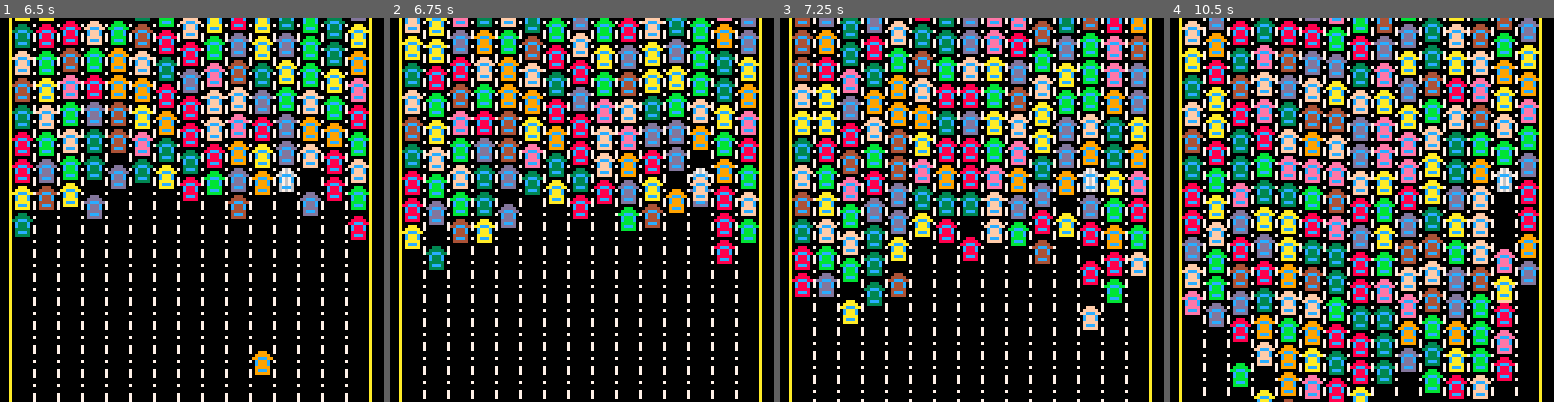
Above: before the commit, frames 1-4 (left to right).
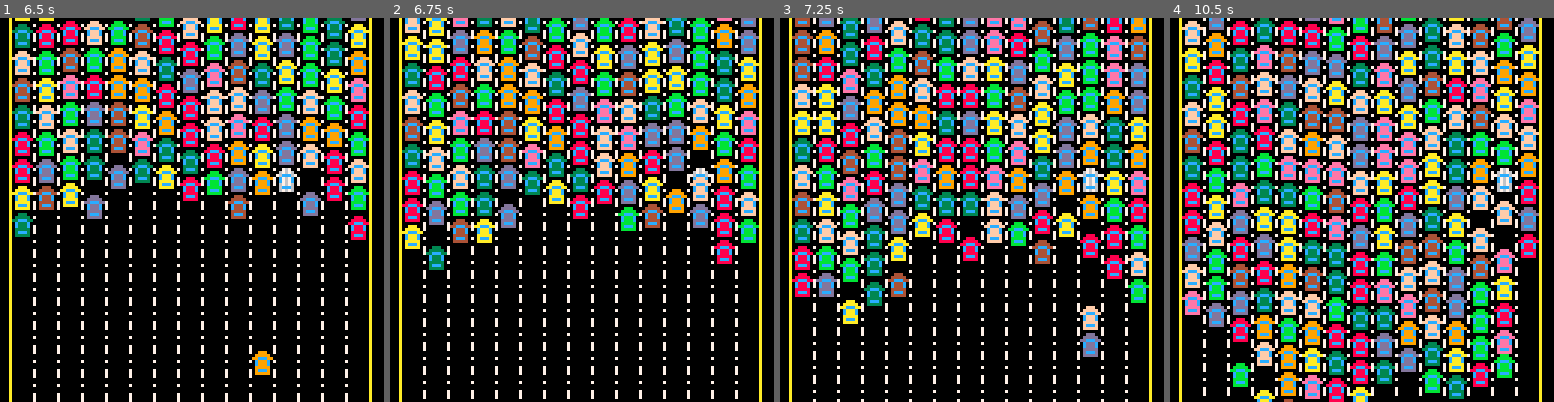
Above: after the commit, the same moments.

Repository: jcwilk/traffic_world
Game: PICO-8 cartridge traffic_world.p8
Two runs of this game, one before a commit and one after it. Both use one fixed random seed, a clock stepped at 60 frames per second and the inputs below.
Inputs:
- Up to frame 1 (6.5 s): hold Right 1.6-2.1 s; hold Right 2.47-3.03 s; hold Left 3.08-3.58 s; hold Right 4.02-4.68 s; hold Left 5.08-5.68 s; hold Right from 6.08 s (still down)
- Up to frame 2 (6.75 s): release Right at 6.58 s; hold Right from 6.63 s (still down)
- Up to frame 3 (7.25 s): release Right at 7.13 s
- Up to frame 4 (10.5 s): hold Right 7.5-8.07 s; hold Left 8.12-8.62 s; hold Right 9.05-9.72 s; hold Left from 10.12 s (still down)

Frame 1 is identical in both runs. In frame 2, 0.3% of the frame differs, in the area x 78-84%, y 44-55%; in frame 3, 1.8%; in frame 4, 3.5%, in the area x 53-97%, y 28-100%.

Commit message:
Make joiners and floaters crash
Also do some cleanup

Diff:
--- a/lanes.lua
+++ b/lanes.lua
@@ -1,6 +1,5 @@
 -- START LIB
 make_lane = (function()
-  local car_space_height = 9
   local offset_threshold = 30
   local min_velocity = .25
   local max_velocity = .5
@@ -55,6 +54,13 @@
 
     if target_index > 0 and target_index <= #lane_from.cars then
       local car = lane_from.cars[target_index]
+
+      local min_floater = lane_to.floaters:min('y')
+
+      if min_floater and min_floater <= car.renderer:get_y() + car_space_height then
+        return
+      end
+
       if car.is_player then
         return
       end
--- a/main.lua
+++ b/main.lua
@@ -1,4 +1,6 @@
 -- START LIB
+car_space_height = 9
+
 function _init()
   ground_offset=0
   lanes={}
@@ -56,6 +58,20 @@
     joiner.y-=speed
     if lane:get_tail_y() >= joiner.y then
       lane:append_car(joiner.car)
+      joiner:kill()
+    end
+    if joiner.car.is_player then
+      return
+    end
+
+    local is_crashed = false
+    lane.floaters:each(function(f)
+      if abs(joiner.y-f.y) < car_space_height then
+        is_crashed = true
+      end
+    end)
+    if is_crashed then
+      lane.floaters.make(make_floater(joiner.car,joiner.y))
       joiner:kill()
     end
   end
@@ -119,6 +135,22 @@
   end
 end)()
 
+function move_player(lane_offset)
+  lanes[player_lane+lane_offset]:crash_in(player_car)
+
+  local player_car_index = lanes[player_lane]:find_player_index()
+  if player_car_index then
+    lanes[player_lane]:remove_car_at(player_car_index)
+  else
+    lanes[player_lane].joiners:each(function(j)
+      if j.car.is_player then
+        j:kill()
+      end
+    end)
+  end
+  player_lane+=lane_offset
+end
+
 function _update60()
   ground_offset+=1
   if ground_offset >= 8 then
@@ -128,33 +160,9 @@
   for lane in all(lanes) do lane:update() end
 
   if btnp(0) and player_lane > 1 then
-    lanes[player_lane-1]:crash_in(player_car) --lanes[player_lane]:find_player_index(),lanes[player_lane])
-
-    local player_car_index = lanes[player_lane]:find_player_index()
-    if player_car_index then
-      lanes[player_lane]:remove_car_at(player_car_index)
-    else
-      lanes[player_lane].joiners:each(function(j)
-        if j.car.is_player then
-          j:kill()
-        end
-      end)
-    end
-    player_lane-=1
+    move_player(-1)
   elseif btnp(1) and player_lane < #lanes then
-    lanes[player_lane+1]:crash_in(player_car)
-
-    local player_car_index = lanes[player_lane]:find_player_index()
-    if player_car_index then
-      lanes[player_lane]:remove_car_at(player_car_index)
-    else
-      lanes[player_lane].joiners:each(function(j)
-        if j.car.is_player then
-          j:kill()
-        end
-      end)
-    end
-    player_lane+=1
+    move_player(1)
   end
 
   -- attempt ai lane switches
--- a/traffic_world.p8
+++ b/traffic_world.p8
@@ -37,6 +37,18 @@
    res = true
   end)
   return res
+ end
+
+ local function min(pool,key)
+  local min
+  pool:each(function(m)
+   if not min then
+    min = m[key]
+   elseif m[key] < min then
+    min = m[key]
+   end
+  end)
+  return min
  end
 
  local function kill(obj)
@@ -51,6 +63,7 @@
    store = store,
    sort_by = sort_by,
    is_any = is_any,
+   min = min,
    make = function(obj)
     obj = obj or {}
     obj.alive = true
@@ -78,7 +91,6 @@
 
 -- start ext ./lanes.lua
 make_lane = (function()
- local car_space_height = 9
  local offset_threshold = 30
  local min_velocity = .25
  local max_velocity = .5
@@ -133,6 +145,14 @@
 
   if target_index > 0 and target_index <= #lane_from.cars then
    local car = lane_from.cars[target_index]
+
+   local min_floater = lane_to.floaters:min('y')
+
+   if min_floater and min_floater <= car.renderer:get_y() + car_space_height then
+    printh("waiting")
+    return
+   end
+
    if car.is_player then
     return
    end
@@ -243,6 +263,8 @@
 -- end ext
 
 -- start ext ./main.lua
+car_space_height = 9
+
 function _init()
  ground_offset=0
  lanes={}
@@ -302,6 +324,20 @@
    lane:append_car(joiner.car)
    joiner:kill()
   end
+  if joiner.car.is_player then
+   return
+  end
+
+  local is_crashed = false
+  lane.floaters:each(function(f)
+   if abs(joiner.y-f.y) < car_space_height then
+    is_crashed = true
+   end
+  end)
+  if is_crashed then
+   lane.floaters.make(make_floater(joiner.car,joiner.y))
+   joiner:kill()
+  end
  end
 
  local function draw_joiner(joiner, lane)
@@ -363,6 +399,22 @@
  end
 end)()
 
+function move_player(lane_offset)
+ lanes[player_lane+lane_offset]:crash_in(player_car)
+
+ local player_car_index = lanes[player_lane]:find_player_index()
+ if player_car_index then
+  lanes[player_lane]:remove_car_at(player_car_index)
+ else
+  lanes[player_lane].joiners:each(function(j)
+   if j.car.is_player then
+    j:kill()
+   end
+  end)
+ end
+ player_lane+=lane_offset
+end
+
 function _update60()
  ground_offset+=1
  if ground_offset >= 8 then
@@ -372,33 +424,9 @@
  for lane in all(lanes) do lane:update() end
 
  if btnp(0) and player_lane > 1 then
-  lanes[player_lane-1]:crash_in(player_car) --lanes[player_lane]:find_player_index(),lanes[player_lane])
-
-  local player_car_index = lanes[player_lane]:find_player_index()
-  if player_car_index then
-   lanes[player_lane]:remove_car_at(player_car_index)
-  else
-   lanes[player_lane].joiners:each(function(j)
-    if j.car.is_player then
-     j:kill()
-    end
-   end)
-  end
-  player_lane-=1
+  move_player(-1)
  elseif btnp(1) and player_lane < #lanes then
-  lanes[player_lane+1]:crash_in(player_car)
-
-  local player_car_index = lanes[player_lane]:find_player_index()
-  if player_car_index then
-   lanes[player_lane]:remove_car_at(player_car_index)
-  else
-   lanes[player_lane].joiners:each(function(j)
-    if j.car.is_player then
-     j:kill()
-    end
-   end)
-  end
-  player_lane+=1
+  move_player(1)
  end
 
  -- attempt ai lane switches
--- a/utils.lua
+++ b/utils.lua
@@ -33,6 +33,18 @@
     return res
   end
 
+  local function min(pool,key)
+    local min
+    pool:each(function(m)
+      if not min then
+        min = m[key]
+      elseif m[key] < min then
+        min = m[key]
+      end
+    end)
+    return min
+  end
+
   local function kill(obj)
     obj.alive = false
   end
@@ -45,6 +57,7 @@
       store = store,
       sort_by = sort_by,
       is_any = is_any,
+      min = min,
       make = function(obj)
         obj = obj or {}
         obj.alive = true
